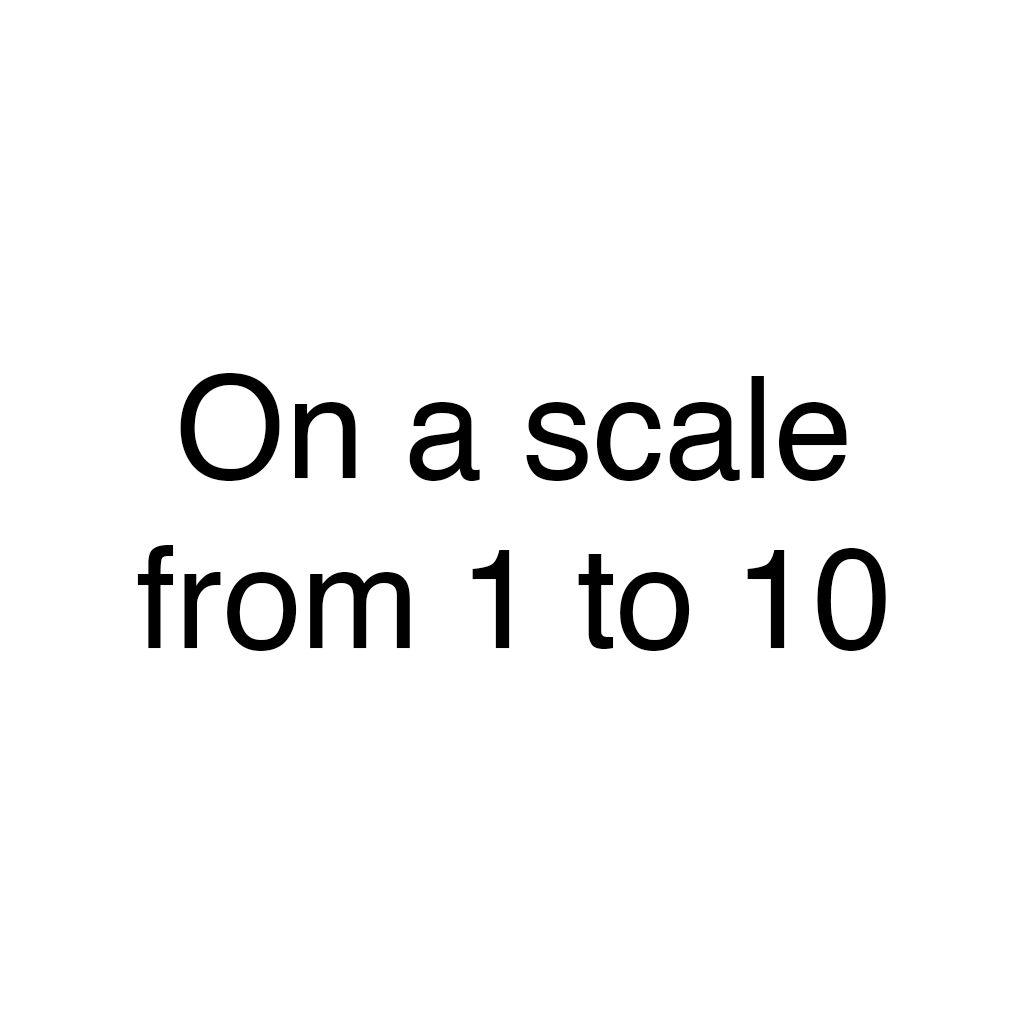
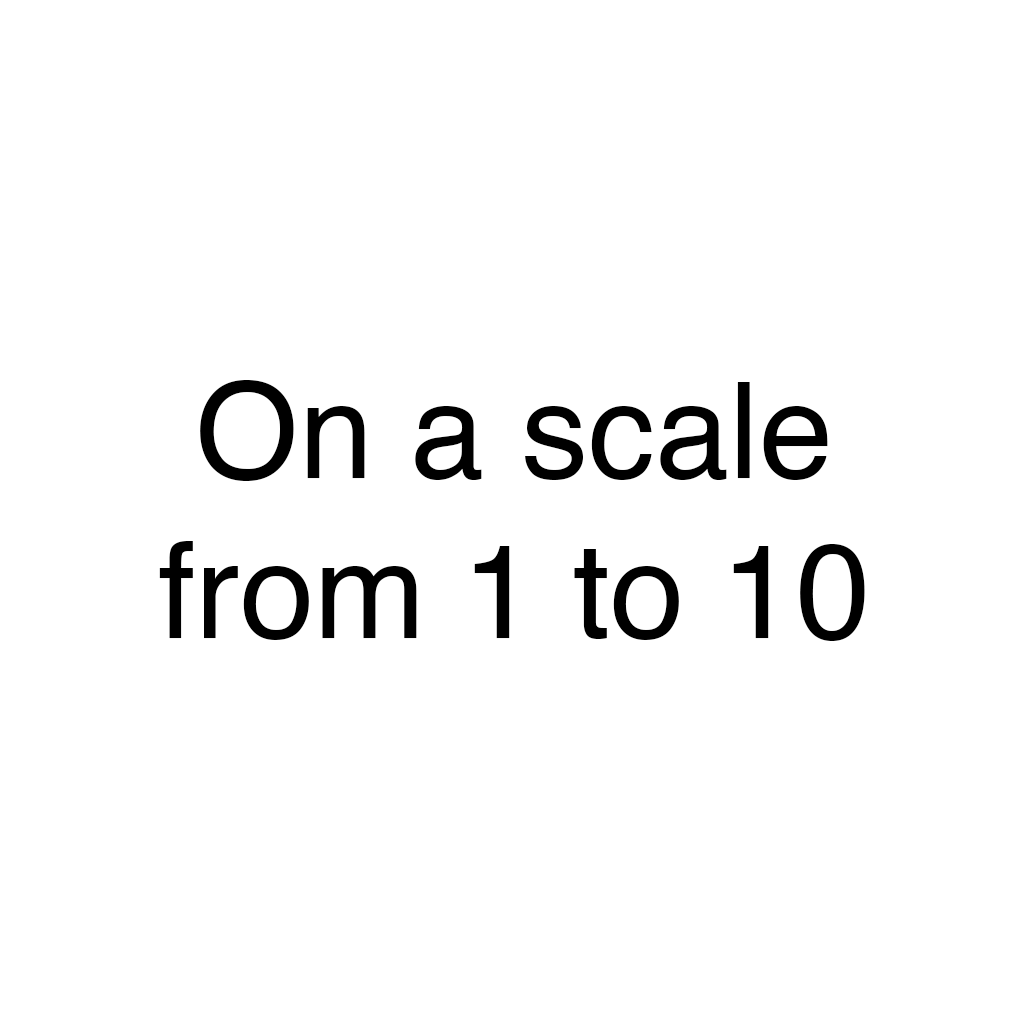
Layers edited between the first and the second 1024 x 1024 image:
painted on "On a scale from 1 to 10" over [137, 373, 886, 651]
